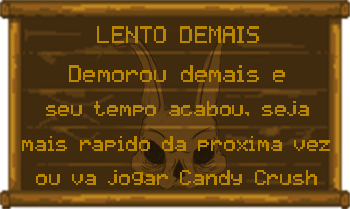
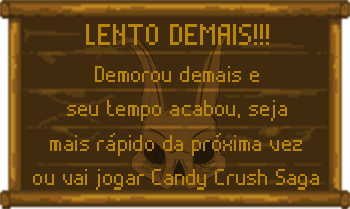
Two versions of the same layered image (350 x 209). Layer-by-layer changes:
renamed "ou va jogar Candy Crush" to "ou vai jogar Candy Crush Saga", painted on it over bbox(33, 169, 319, 190)
painted on "seu tempo acabou, seja" over bbox(46, 100, 309, 121)
renamed "mais rapido da proxima vez" to "mais rápido da próxima vez", painted on it over bbox(22, 133, 330, 156)
painted on "Demorou demais e" over bbox(69, 65, 285, 82)
renamed "LENTO DEMAIS" to "LENTO DEMAIS!!!", painted on it over bbox(86, 24, 269, 45)
